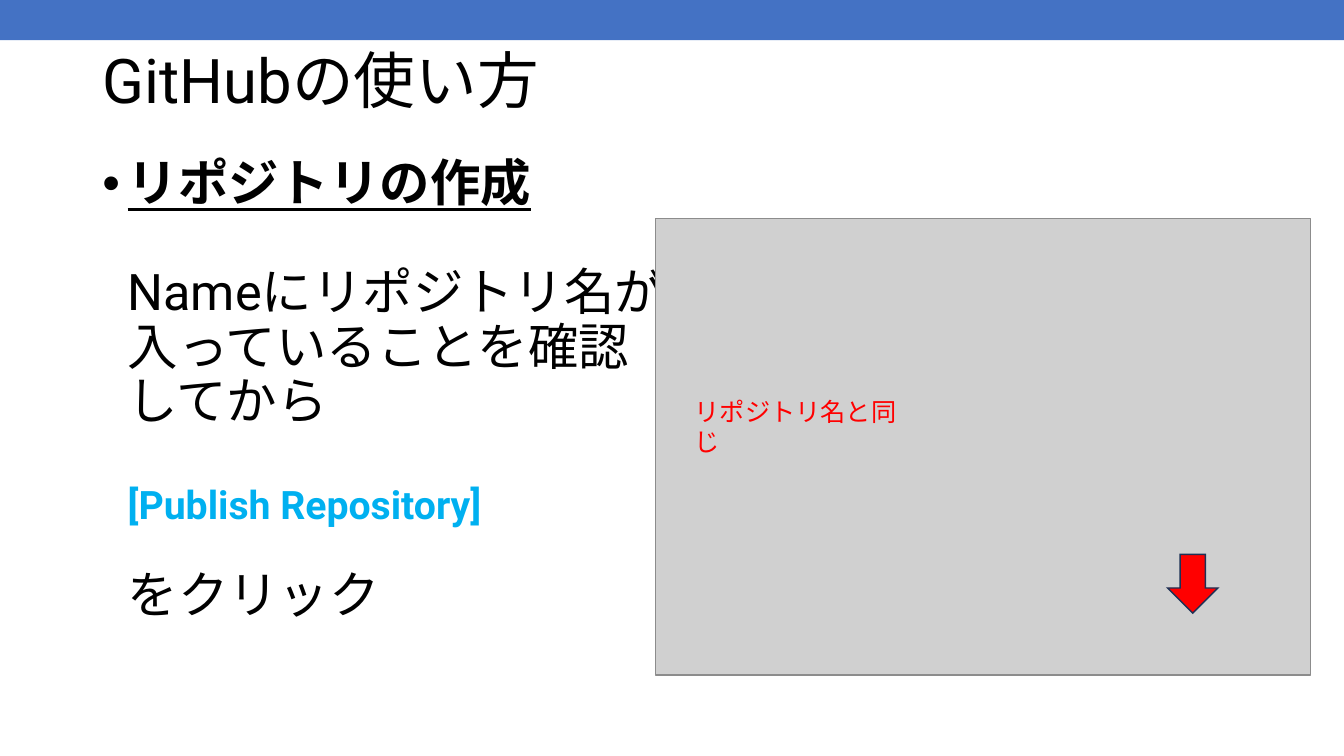
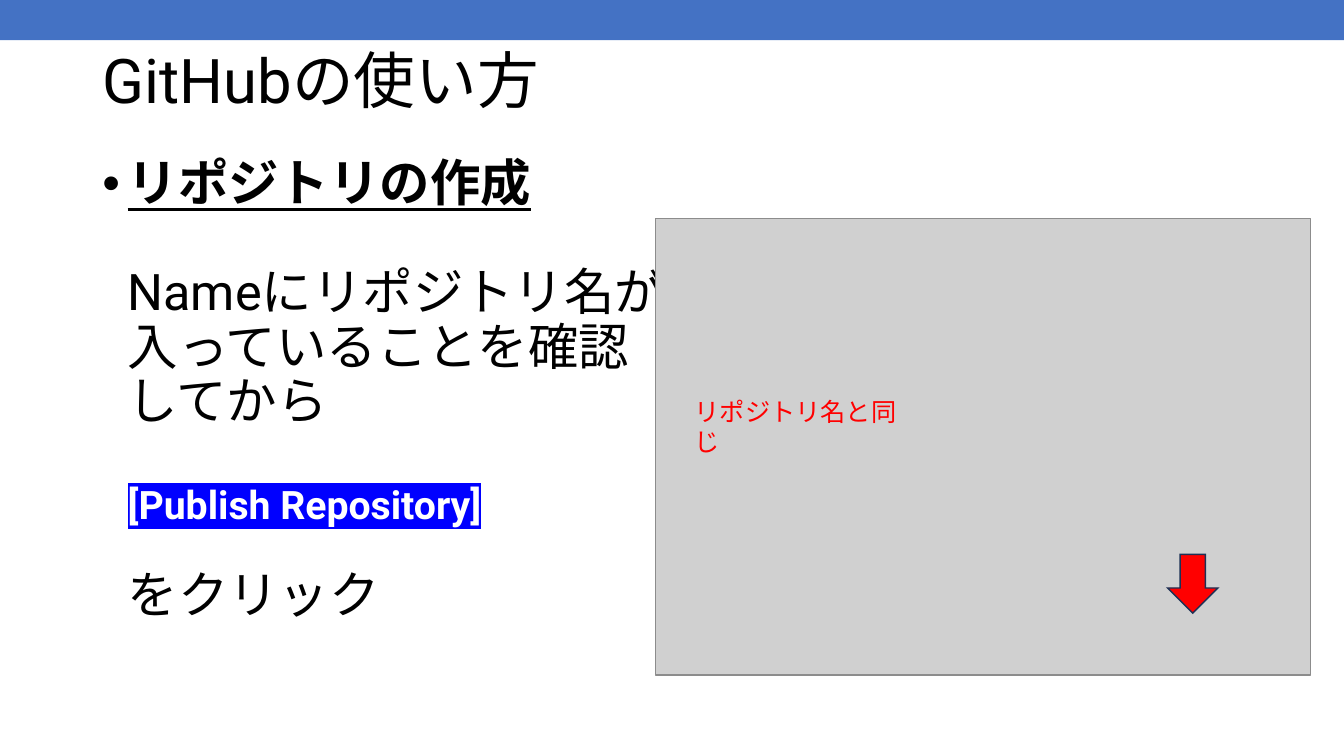
Before and after one commit to kic-murata/cpp2025, a slide deck: slide 44 of 授業資料/GitHub登録方法.pptx. Drawn at 1344x756 pixels with LibreOffice and Linux fonts; fonts in the diff are those of the drawing; grey boxes stand for pictures. Boxes give left, top, right and bottom in pixels: in the first picture for what was removed or moved away, otherwise in the second. Text is boxed around its words. In the diff, an @@ line names an element or a change of style, - is before the commit and + after.

```diff
--- a/授業資料/GitHub登録方法.pptx
+++ b/授業資料/GitHub登録方法.pptx
@@ text "リポジトリの作成 Nameにリポジトリ名が 入っていることを確認 してから [Publish ..." at (128,157,665,617): text colour #00B0F0 to #FFFFFF, highlight none to #0000FF in "[Publish Repository]" @@
```
Also in this commit, not shown: 2 other slides changed, 3 slides added, 1 other file.
